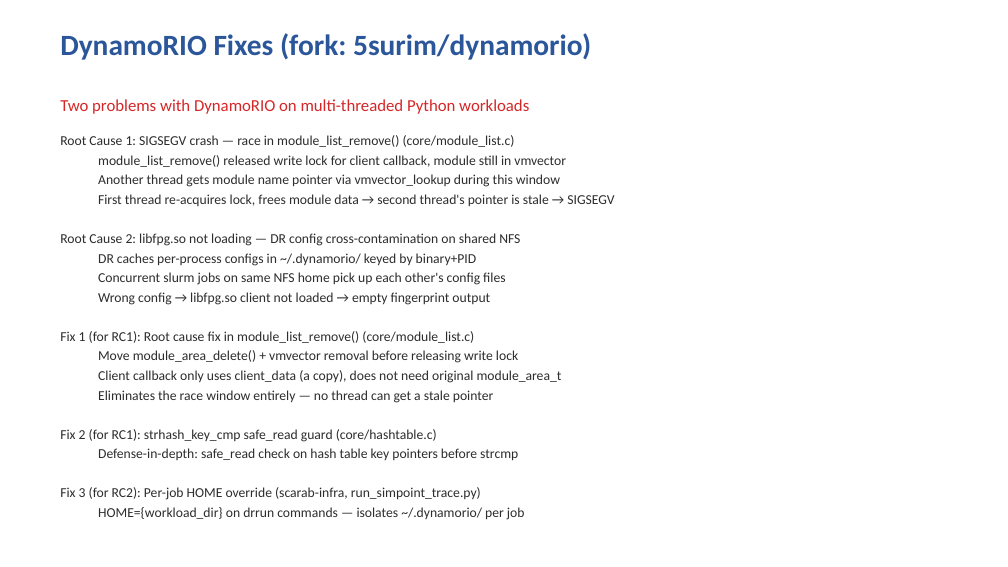
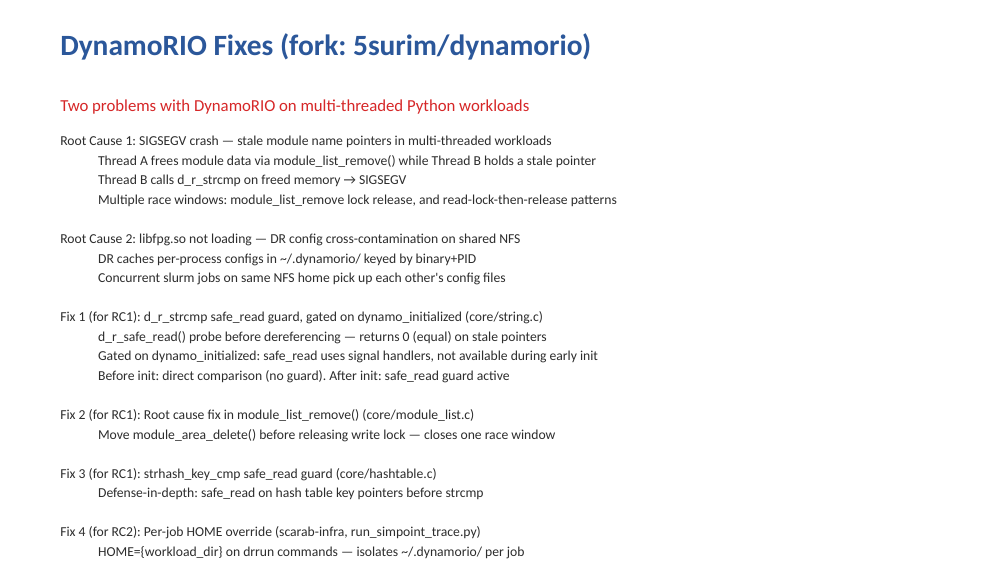
Before and after one commit to litz-lab/scarab-infra, a slide deck: slide 10 of docs/agent_cpu_evaluation.pptx. Drawn at 1008x567 pixels with LibreOffice and Linux fonts; fonts in the diff are those of the drawing. Boxes give left, top, right and bottom in pixels: in the first picture for what was removed or moved away, otherwise in the second. Text is boxed around its words. In the diff, an @@ line names an element or a change of style, - is before the commit and + after.

Commit message:
Update DR fixes slide with dynamo_initialized-gated safe_read guard

```diff
--- a/docs/agent_cpu_evaluation.pptx
+++ b/docs/agent_cpu_evaluation.pptx
@@ text at (x1=60, y1=135, x2=617, y2=206): text changed @@
-Root Cause 1: SIGSEGV crash — race in module_list_remove() (core/module_list.c)
-  module_list_remove() released write lock for client callback, module still in vmvector
-  Another thread gets module name pointer via vmvector_lookup during this window
-  First thread re-acquires lock, frees module data → second thread's pointer is stale → SIGSEGV
+Root Cause 1: SIGSEGV crash — stale module name pointers in multi-threaded workloads
+  Thread A frees module data via module_list_remove() while Thread B holds a stale pointer
+  Thread B calls d_r_strcmp on freed memory → SIGSEGV
+  Multiple race windows: module_list_remove lock release, and read-lock-then-release patterns
@@ text at (x1=60, y1=311, x2=598, y2=539): text changed @@
-  Wrong config → libfpg.so client not loaded → empty fingerprint output
-Fix 1 (for RC1): Root cause fix in module_list_remove() (core/module_list.c)
-  Move module_area_delete() + vmvector removal before releasing write lock
-  Client callback only uses client_data (a copy), does not need original module_area_t
-  Eliminates the race window entirely — no thread can get a stale pointer
-Fix 2 (for RC1): strhash_key_cmp safe_read guard (core/hashtable.c)
-  Defense-in-depth: safe_read check on hash table key pointers before strcmp
-Fix 3 (for RC2): Per-job HOME override (scarab-infra, run_simpoint_trace.py)
+Fix 1 (for RC1): d_r_strcmp safe_read guard, gated on dynamo_initialized (core/string.c)
+  d_r_safe_read() probe before dereferencing — returns 0 (equal) on stale pointers
+  Gated on dynamo_initialized: safe_read uses signal handlers, not available during early init
+  Before init: direct comparison (no guard). After init: safe_read guard active
+Fix 2 (for RC1): Root cause fix in module_list_remove() (core/module_list.c)
+  Move module_area_delete() before releasing write lock — closes one race window
+Fix 3 (for RC1): strhash_key_cmp safe_read guard (core/hashtable.c)
+  Defense-in-depth: safe_read on hash table key pointers before strcmp
+Fix 4 (for RC2): Per-job HOME override (scarab-infra, run_simpoint_trace.py)
```
Also in this commit, not shown: 3 other slides changed, 1 other file.
